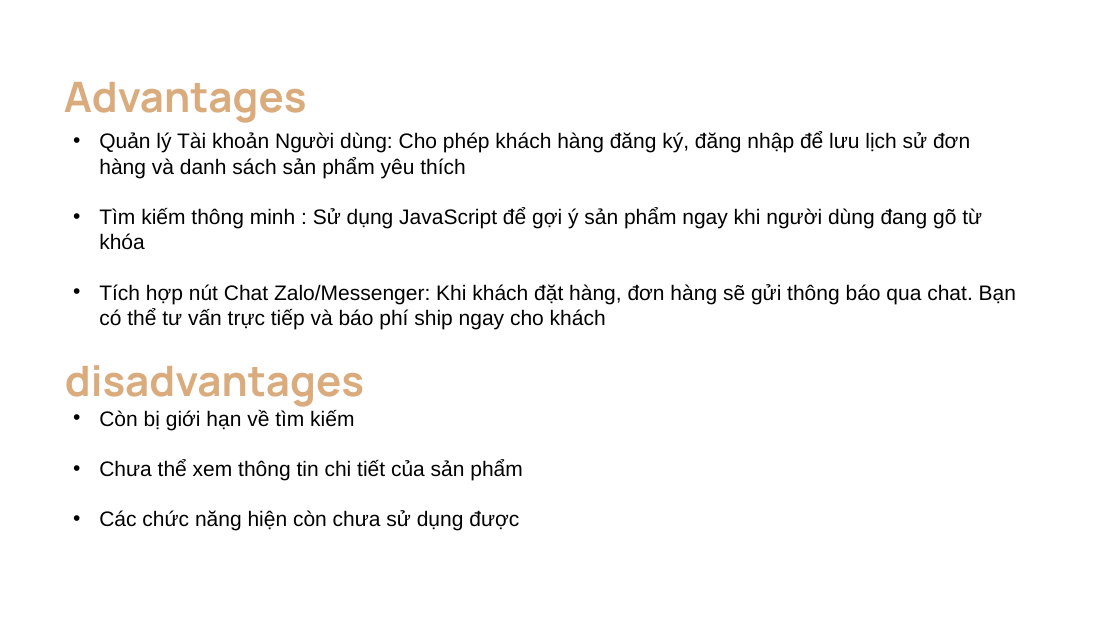
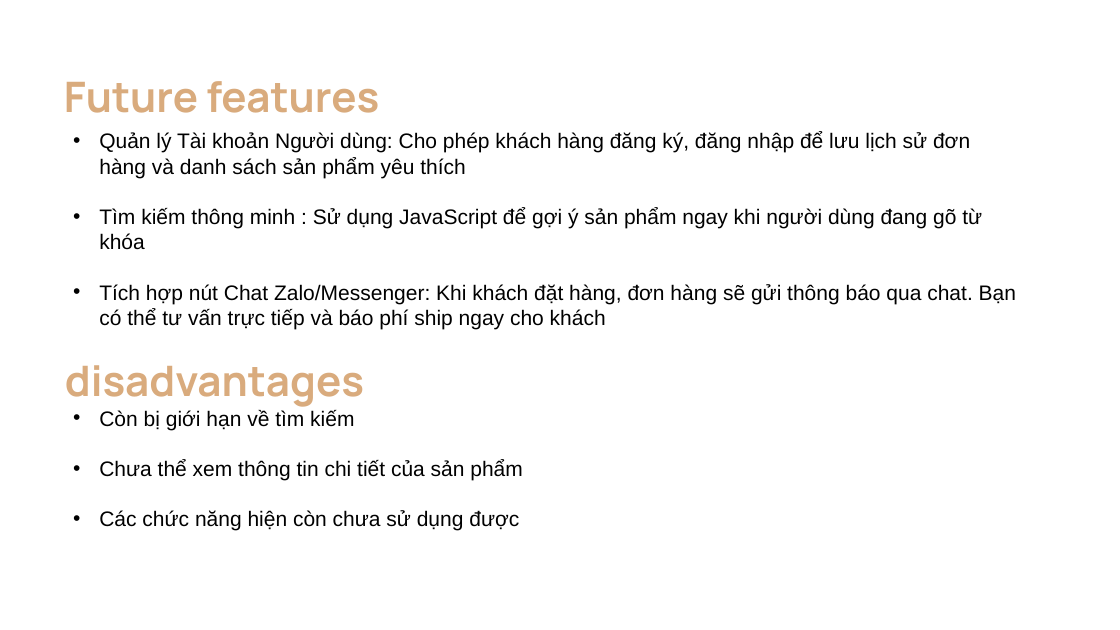
Before and after one commit to inktell/JSA, a slide deck: slide 7 of pp/ShopInk.pptx. Drawn at 1120x630 pixels with LibreOffice and Linux fonts; fonts in the diff are those of the drawing. Boxes give left, top, right and bottom in pixels: in the first picture for what was removed or moved away, otherwise in the second. Text is boxed around its words. In the diff, an @@ line names an element or a change of style, - is before the commit and + after.

```diff
--- a/pp/ShopInk.pptx
+++ b/pp/ShopInk.pptx
@@ title at (64,81,379,113): text changed @@
-Advantages
+Future features
```
Also in this commit, not shown: 3 other slides changed, 2 other files.
